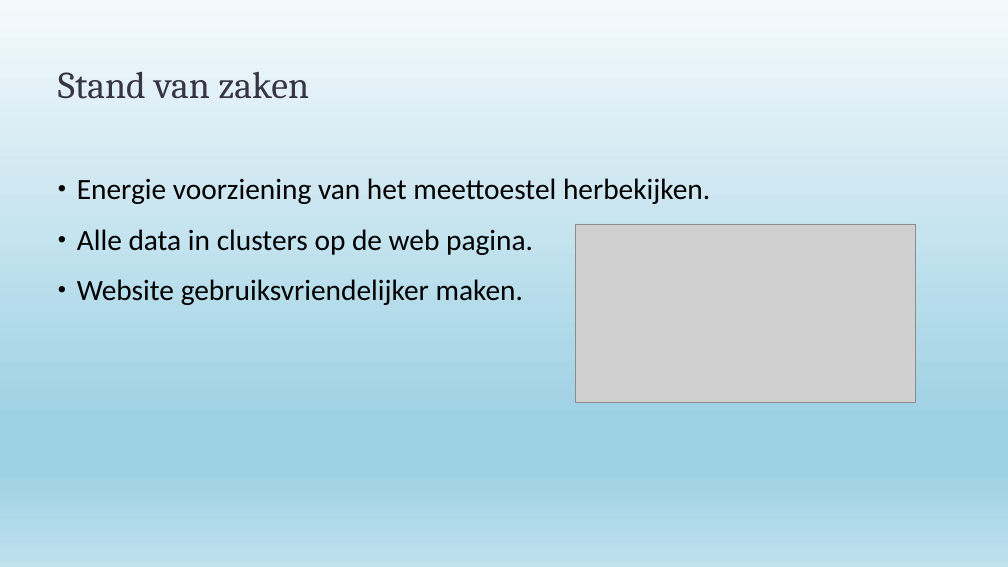
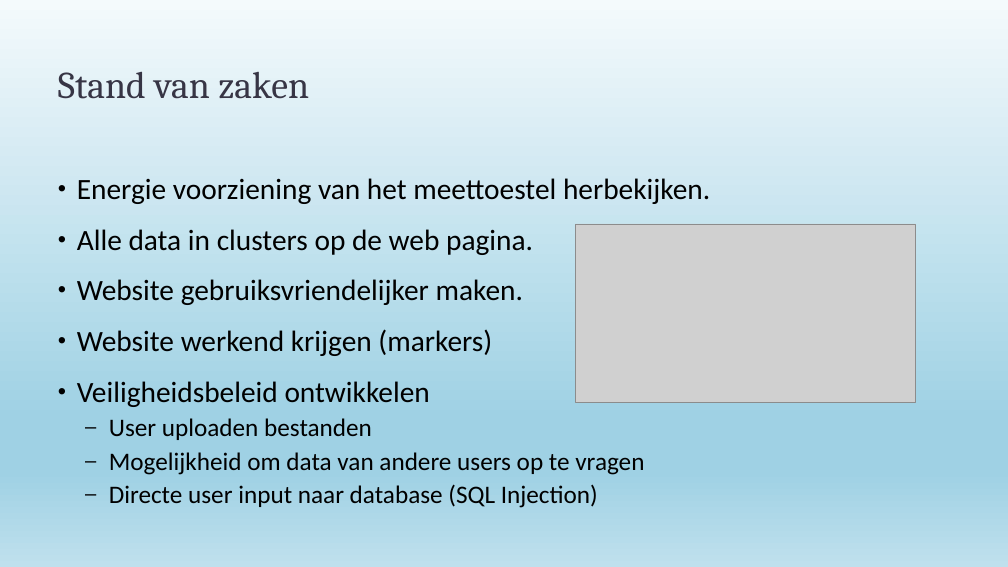
Before and after one commit to Tuur123/GIP, a slide deck: slide 7 of GIP-PPT-2_RS_AdH.pptx. Drawn at 1008x567 pixels with LibreOffice and Linux fonts; fonts in the diff are those of the drawing; grey boxes stand for pictures. Boxes give left, top, right and bottom in pixels: in the first picture for what was removed or moved away, otherwise in the second. Text is boxed around its words. In the diff, an @@ line names an element or a change of style, - is before the commit and + after.

Commit message:
Update GIP-PPT-2_RS_AdH.pptx
veiligheids punt toegevoegd

```diff
--- a/GIP-PPT-2_RS_AdH.pptx
+++ b/GIP-PPT-2_RS_AdH.pptx
@@ text at [77, 329, 644, 508]: paragraphs added @@
+• Website werkend krijgen (markers)
+• Veiligheidsbeleid ontwikkelen
+  – User uploaden bestanden
+  – Mogelijkheid om data van andere users op te vragen
+  – Directe user input naar database (SQL Injection)
```
